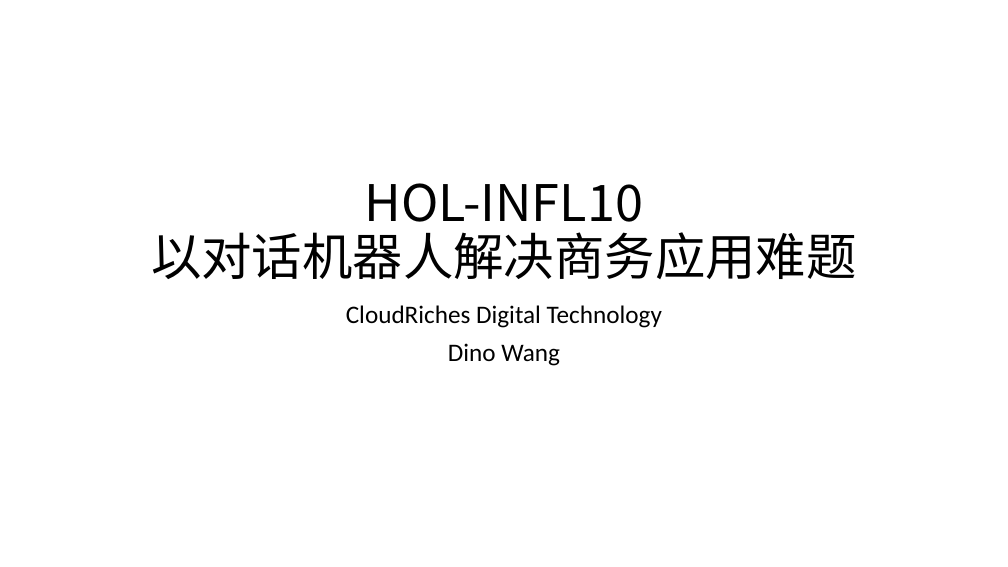
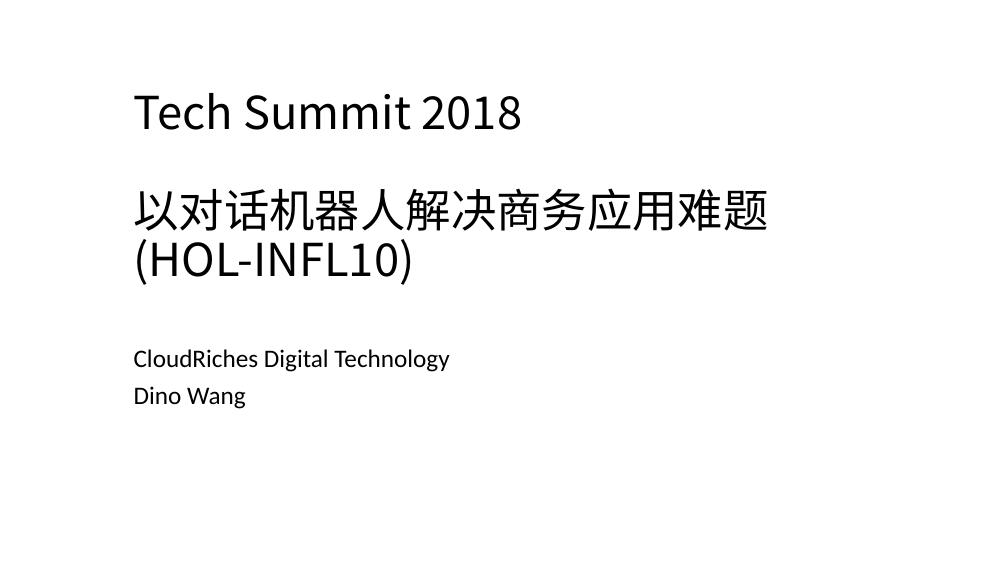
Before and after one commit to dinowang/HOL-INFL10, a slide deck: slide 1 of HOL-INFL10.pptx. Drawn at 1008x567 pixels with LibreOffice and Linux fonts; fonts in the diff are those of the drawing. Boxes give left, top, right and bottom in pixels: in the first picture for what was removed or moved away, otherwise in the second. Text is boxed around its words. In the diff, an @@ line names an element or a change of style, - is before the commit and + after.

```diff
--- a/HOL-INFL10.pptx
+++ b/HOL-INFL10.pptx
@@ title at (134,93,769,285): text changed; size 48 to 43.2 pt @@
-HOL-INFL10
-以对话机器人解决商务应用难题
+Tech Summit 2018
+以对话机器人解决商务应用难题 (HOL-INFL10)
@@ subtitle "CloudRiches Digital Technology": place and size @@
-subtitle "CloudRiches Digital Technology" at (346,305,662,366)
+subtitle "CloudRiches Digital Technology" at (134,349,449,409)
@@ subtitle "CloudRiches Digital Technology" at (134,349,449,409): alignment centre to left @@
```
Also in this commit, not shown: 1 other slide changed, 2 other files.
